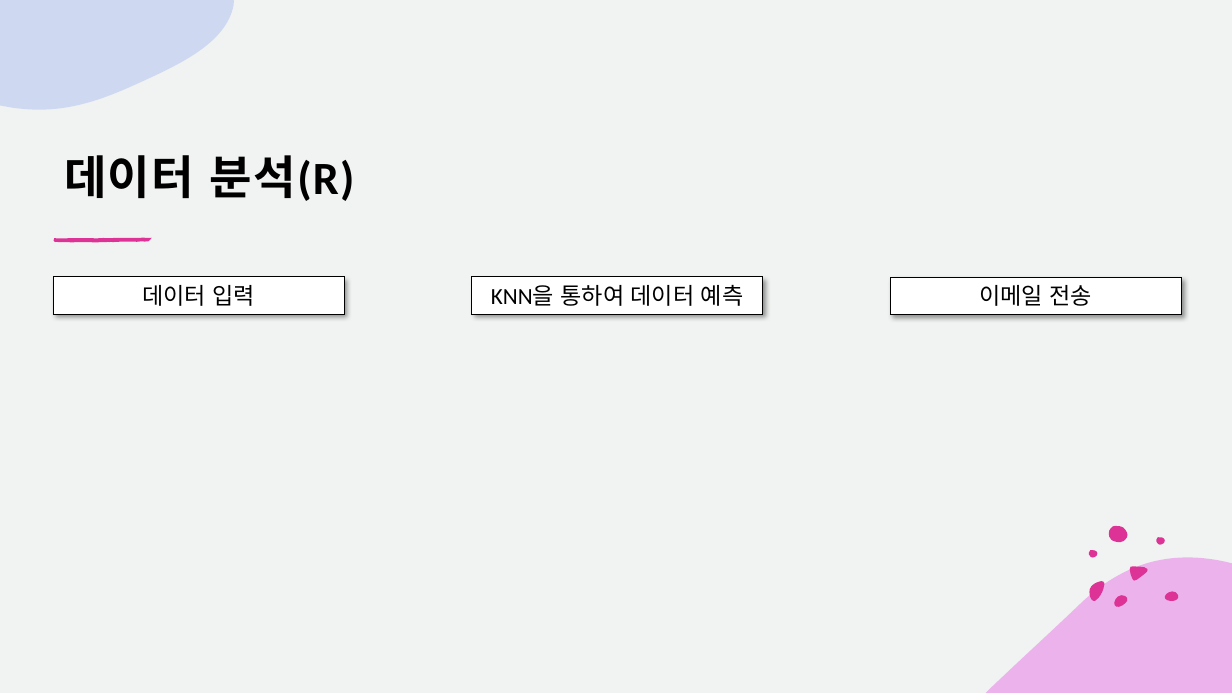
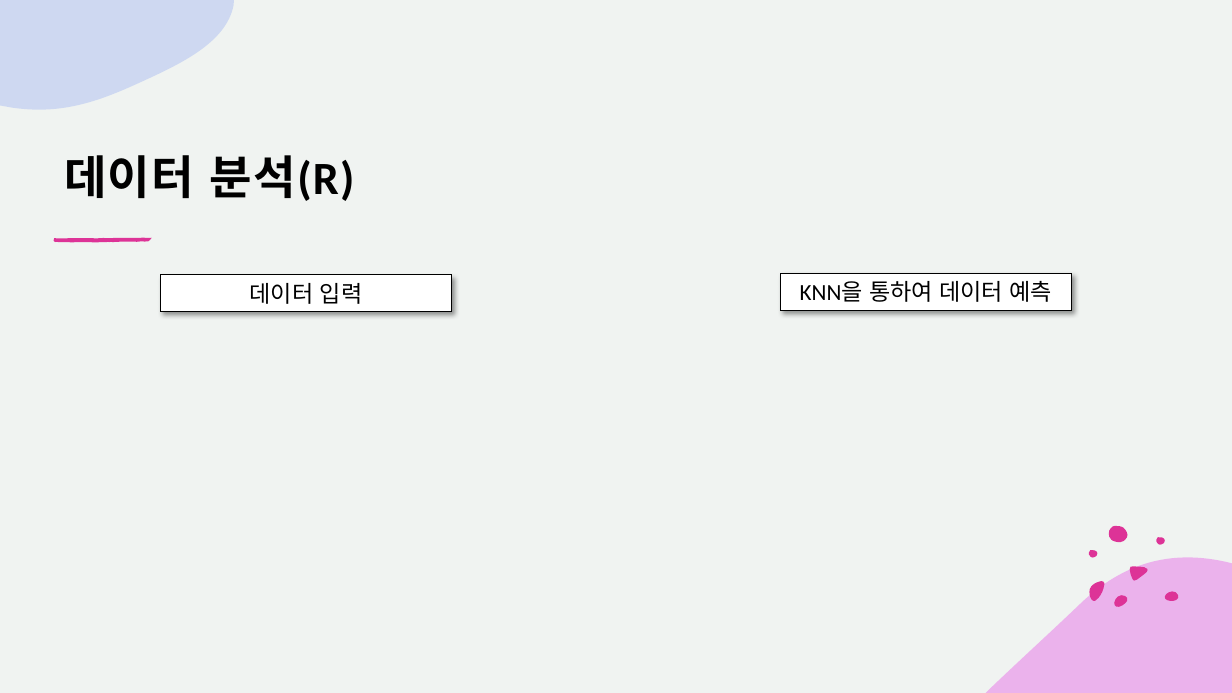
Before and after one commit to ssoonyoi/project, a slide deck: slide 14 of doc/프레젠테이션1.pptx (slide 10 before the commit). Drawn at 1232x693 pixels with LibreOffice and Linux fonts; fonts in the diff are those of the drawing. Boxes give left, top, right and bottom in pixels: in the first picture for what was removed or moved away, otherwise in the second. Text is boxed around its words. In the diff, an @@ line names an element or a change of style, - is before the commit and + after.

```diff
--- a/doc/프레젠테이션1.pptx
+++ b/doc/프레젠테이션1.pptx
@@ rectangle "데이터 입력": place and size @@
-rectangle "데이터 입력" at [53, 277, 344, 314]
+rectangle "데이터 입력" at [161, 274, 452, 311]
@@ rectangle "KNN을 통하여 데이터 예측": place and size @@
-rectangle "KNN을 통하여 데이터 예측" at [472, 277, 763, 314]
+rectangle "KNN을 통하여 데이터 예측" at [781, 274, 1072, 311]
@@ rectangle removed at [891, 277, 1182, 314] @@
-이메일 전송
```
Also in this commit, not shown: 4 other slides changed, 4 slides added.
